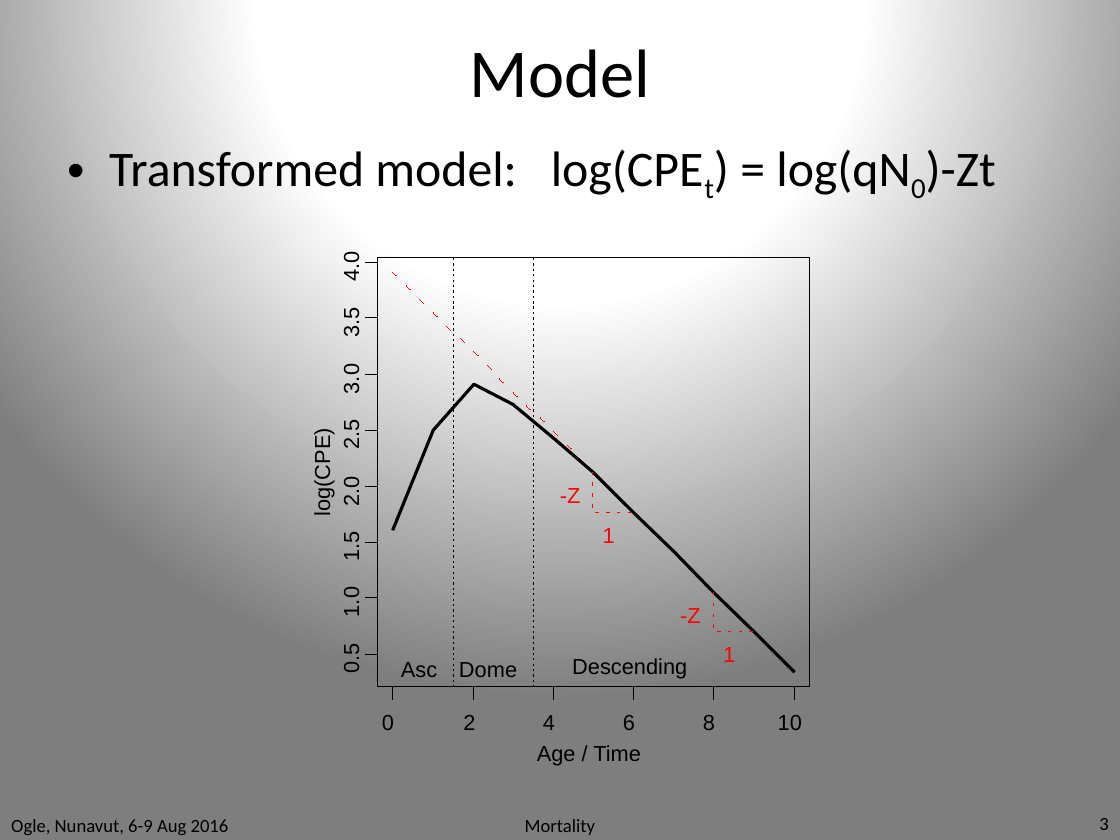
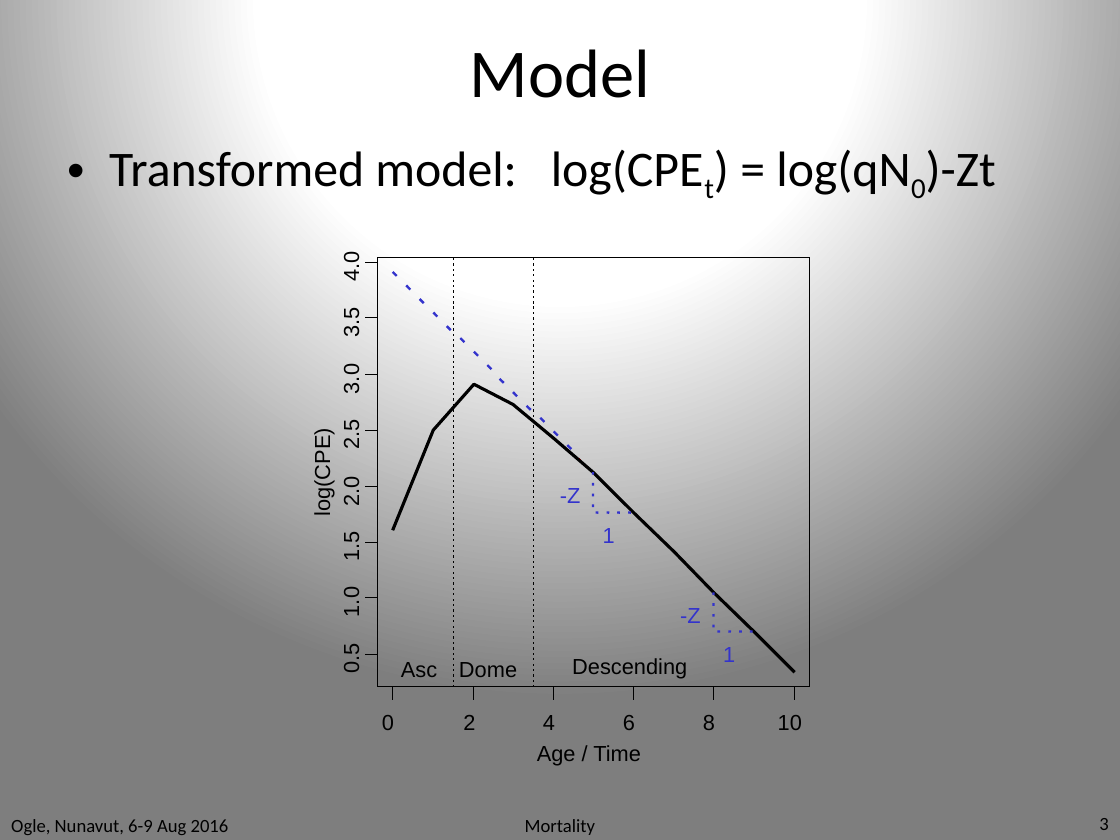
Before and after one commit to droglenc/RcourseNunavut2016, a slide deck: slide 3 of Slides/Mortality.pptx. Drawn at 1120x840 pixels with LibreOffice and Linux fonts; fonts in the diff are those of the drawing. Boxes give left, top, right and bottom in pixels: in the first picture for what was removed or moved away, otherwise in the second. Text is boxed around its words. In the diff, an @@ line names an element or a change of style, - is before the commit and + after.

```diff
--- a/Slides/Mortality.pptx
+++ b/Slides/Mortality.pptx
@@ line (393, 272) - (396, 276): stroke #FF0000 0 pt to #3333CC 1.5 pt @@
@@ line (407, 286) - (410, 290): stroke #FF0000 0 pt to #3333CC 1.5 pt @@
@@ line (420, 299) - (423, 304): stroke #FF0000 0 pt to #3333CC 1.5 pt @@
@@ line (433, 312) - (438, 317): stroke #FF0000 0 pt to #3333CC 1.5 pt @@
@@ line (447, 326) - (451, 330): stroke #FF0000 0 pt to #3333CC 1.5 pt @@
@@ line (460, 338) - (465, 343): stroke #FF0000 0 pt to #3333CC 1.5 pt @@
@@ line (474, 352) - (478, 356): stroke #FF0000 0 pt to #3333CC 1.5 pt @@
@@ line (487, 365) - (492, 370): stroke #FF0000 0 pt to #3333CC 1.5 pt @@
@@ line (500, 379) - (504, 383): stroke #FF0000 0 pt to #3333CC 1.5 pt @@
@@ line (513, 392) - (517, 396): stroke #FF0000 0 pt to #3333CC 1.5 pt @@
@@ line (526, 405) - (531, 410): stroke #FF0000 0 pt to #3333CC 1.5 pt @@
@@ line (540, 418) - (544, 422): stroke #FF0000 0 pt to #3333CC 1.5 pt @@
@@ line (553, 431) - (558, 436): stroke #FF0000 0 pt to #3333CC 1.5 pt @@
@@ line (568, 445) - (571, 449): stroke #FF0000 0 pt to #3333CC 1.5 pt @@
@@ line (592, 473) - (592, 475): stroke #FF0000 0 pt to #3333CC 1.5 pt @@
@@ line (592, 483) - (592, 486): stroke #FF0000 0 pt to #3333CC 1.5 pt @@
@@ line (592, 494) - (592, 496): stroke #FF0000 0 pt to #3333CC 1.5 pt @@
@@ line (592, 504) - (592, 507): stroke #FF0000 0 pt to #3333CC 1.5 pt @@
@@ line (596, 513) - (598, 513): stroke #FF0000 0 pt to #3333CC 1.5 pt @@
@@ line (607, 513) - (609, 513): stroke #FF0000 0 pt to #3333CC 1.5 pt @@
@@ line (617, 513) - (620, 513): stroke #FF0000 0 pt to #3333CC 1.5 pt @@
@@ line (628, 513) - (631, 513): stroke #FF0000 0 pt to #3333CC 1.5 pt @@
@@ line (713, 592) - (713, 595): stroke #FF0000 0 pt to #3333CC 1.5 pt @@
@@ line (713, 604) - (713, 606): stroke #FF0000 0 pt to #3333CC 1.5 pt @@
@@ line (713, 614) - (713, 617): stroke #FF0000 0 pt to #3333CC 1.5 pt @@
@@ line (713, 625) - (713, 627): stroke #FF0000 0 pt to #3333CC 1.5 pt @@
@@ line (718, 632) - (720, 632): stroke #FF0000 0 pt to #3333CC 1.5 pt @@
@@ text colour #FF0000 to #3333CC in 4 elements at [560,488,581,503], [680,608,701,623], [603,528,615,543], [723,647,735,662] @@
@@ line (728, 632) - (731, 632): stroke #FF0000 0 pt to #3333CC 1.5 pt @@
@@ line (739, 632) - (741, 632): stroke #FF0000 0 pt to #3333CC 1.5 pt @@
@@ line (750, 632) - (753, 632): stroke #FF0000 0 pt to #3333CC 1.5 pt @@
```
Also in this commit, not shown: 1 other slide changed, 36 other files.
